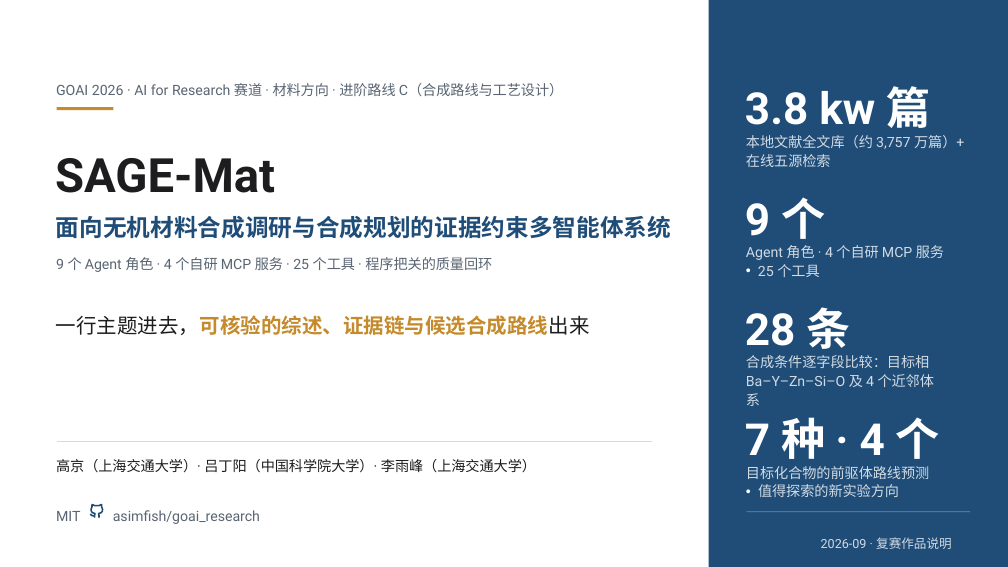
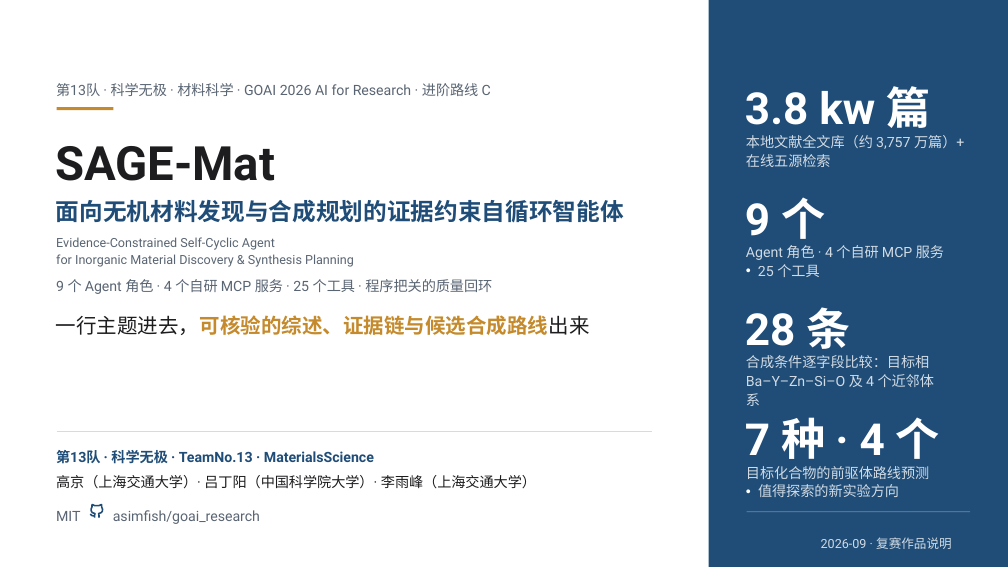
Before and after one commit to asimfish/goai_research, a slide deck: slide 1 of submission/goai_final/deck/SAGE-Mat_复赛方案说明.pptx. Drawn at 1008x567 pixels with LibreOffice and Linux fonts; fonts in the diff are those of the drawing. Boxes give left, top, right and bottom in pixels: in the first picture for what was removed or moved away, otherwise in the second. Text is boxed around its words. In the diff, an @@ line names an element or a change of style, - is before the commit and + after.

Commit message:
chore(submission): set team 科学无极 (TeamNo.13) and official title SAGE-Mat
Official title "面向无机材料发现与合成规划的证据约束自循环智能体" on the deck
cover, DOCX report and reviewer docs; deck PPTX/PDF and DOCX rebuilt; packager
writes official-category folders into both zips with an index README.

```diff
--- a/submission/goai_final/deck/SAGE-Mat_复赛方案说明.pptx
+++ b/submission/goai_final/deck/SAGE-Mat_复赛方案说明.pptx
@@ text at [56, 83, 491, 96]: text changed @@
-GOAI 2026 · AI for Research 赛道 · 材料方向 · 进阶路线 C（合成路线与工艺设计）
+第13队 · 科学无极 · 材料科学 · GOAI 2026 AI for Research · 进阶路线 C
@@ text "SAGE-Mat": place and size @@
-text "SAGE-Mat" at [55, 158, 275, 193]
+text "SAGE-Mat" at [55, 146, 275, 181]
@@ text at [56, 200, 624, 223]: text changed @@
-面向无机材料合成调研与合成规划的证据约束多智能体系统
+面向无机材料发现与合成规划的证据约束自循环智能体
@@ text added at [56, 237, 275, 250], 12 pt, text #5A6573 @@
+Evidence-Constrained Self-Cyclic Agent
@@ text added at [56, 254, 354, 267], 12 pt, text #5A6573 @@
+for Inorganic Material Discovery & Synthesis Planning
@@ text "9 个 Agent 角色 · ...": place and size @@
-text "9 个 Agent 角色 · ..." at [56, 257, 492, 272]
+text "9 个 Agent 角色 · ..." at [56, 279, 492, 294]
@@ freeform shape: place and size @@
-freeform shape at [57, 441, 653, 442]
+freeform shape at [57, 432, 653, 433]
@@ text "高京（上海交通大学）· 吕丁阳（中国科学院大学）· 李雨峰（上海交通大学）": place and size @@
-text "高京（上海交通大学）· 吕丁阳（中国科学院大学）· 李雨峰（上海交通大学）" at [56, 459, 536, 472]
+text "高京（上海交通大学）· 吕丁阳（中国科学院大学）· 李雨峰（上海交通大学）" at [56, 475, 536, 488]
@@ text added at [56, 450, 374, 464], 13.5 pt, text #1F4D78, bold @@
+第13队 · 科学无极 · TeamNo.13 · MaterialsScience
```
Also in this commit, not shown: 16 other files.
